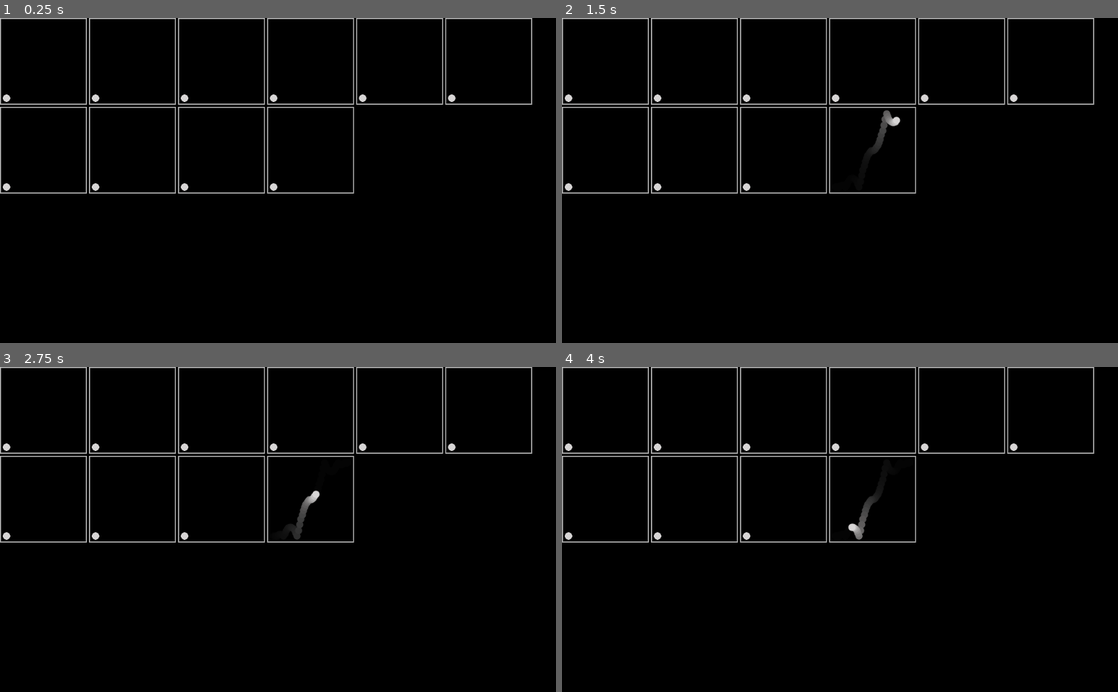
Above: before the commit, frames 1-4 (two rows, left to right).
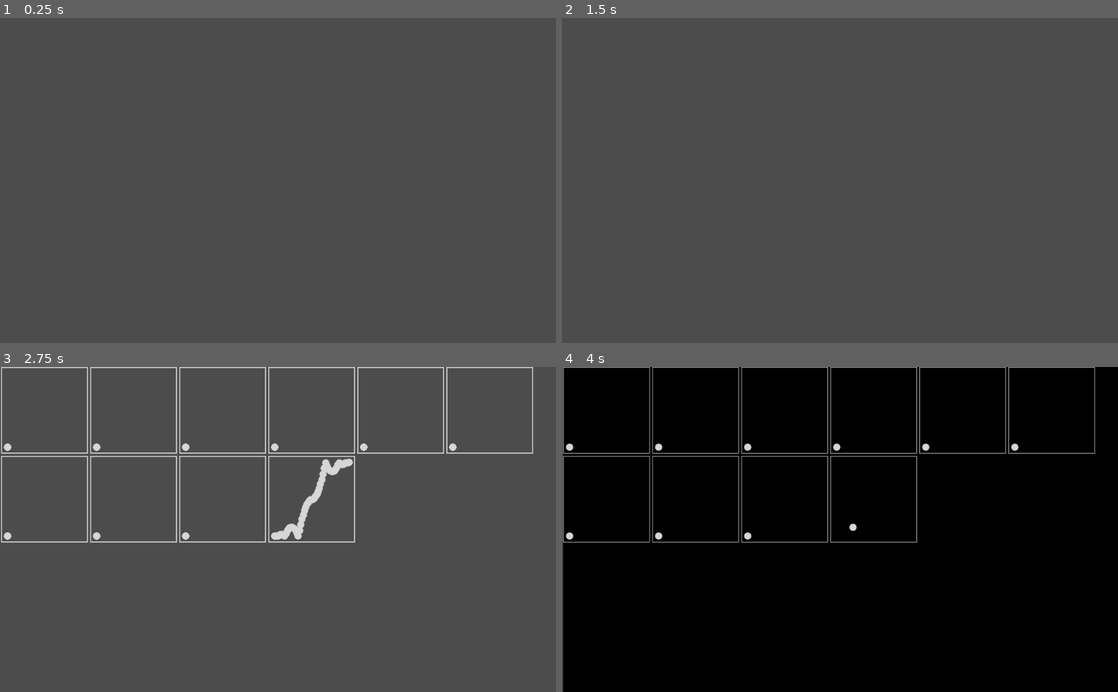
Above: after the commit, the same moments.

Repository: holyslav/TweenGodot
Game: Godot game, scene res://Main.tscn
The game is run twice, just before and just after one commit, with the same random seed, the same clock (stepped at 60 frames per second) and the same inputs.
Inputs (mouse positions are in pixels of both pictures, inside the frame that each line leads up to):
- Up to frame 1 (0.25 s): no input
- Up to frame 2 (1.5 s): tap Enter at 0.5 s; click (840, 180) at 0.67 s; move the mouse to (728, 196) at 1.27 s; click (728, 196) at 1.42 s
- Up to frame 3 (2.75 s): move the mouse to (333, 458) at 2.02 s; click (333, 458) at 2.17 s
- Up to frame 4 (4 s): move the mouse to (812, 594) at 2.77 s; click (812, 594) at 2.92 s; move the mouse to (1006, 578) at 3.52 s; click (1006, 578) at 3.67 s

The runs differ from the first frame. In frame 1, 99% of the frame differs, in the area x 0-100%, y 0-100%; in frame 2, 99%; in frame 3, 99%; in frame 4, 4.0%.

Commit message:
Fix Blur

Diff:
--- a/Main.gd
+++ b/Main.gd
@@ -1,9 +1,25 @@
 extends Control
 
 func _ready():
+
 	$Viewport.size = get_viewport_rect().size
 	$Viewport/prev_frame.rect_size = get_viewport_rect().size
 
 
 func _on_Main_gui_input(event):
 	get_tree().call_group("Items", "gui_input", event)
+
+onready var time = 0
+onready var init_prev = false
+onready var init_screen = false
+
+func _process(delta):
+	time+=1
+
+	if (time > 100 and not init_screen):
+		$Screen.texture = $Viewport.get_texture()
+		init_screen = true
+
+	if (time > 200 and not init_prev):
+		$Viewport/prev_frame.texture = $Viewport.get_texture()
+		init_prev = true
--- a/Main.tscn
+++ b/Main.tscn
@@ -6,20 +6,27 @@
 [sub_resource type="Shader" id=1]
 code = "shader_type canvas_item;
 
-void fragment () {
-	vec4 tex = texture(TEXTURE, UV);
-	COLOR.rgb = tex.rgb * 0.90;
+uniform float blur_damping : hint_range(0, 2);
+uniform float front_priority : hint_range(0, 2);
+
+void fragment ()
+{
+	vec3 sum;
+	float central_priority = 1.0 + front_priority;
+	sum += texture(TEXTURE, UV).rgb * central_priority;
+	sum += texture(TEXTURE, UV + SCREEN_PIXEL_SIZE * vec2(1,0)).rgb;
+	sum += texture(TEXTURE, UV + SCREEN_PIXEL_SIZE * vec2(-1,0)).rgb;
+	sum += texture(TEXTURE, UV + SCREEN_PIXEL_SIZE * vec2(0,1)).rgb;
+	sum += texture(TEXTURE, UV + SCREEN_PIXEL_SIZE * vec2(0,-1)).rgb;
+
+	COLOR.rgb = (sum / (4.0 + central_priority * 1.1 + blur_damping));
 	COLOR.a = 1.0;
 }"
 
 [sub_resource type="ShaderMaterial" id=2]
 shader = SubResource( 1 )
-
-[sub_resource type="ViewportTexture" id=3]
-viewport_path = NodePath("Viewport")
-
-[sub_resource type="ViewportTexture" id=4]
-viewport_path = NodePath("Viewport")
+shader_param/blur_damping = 0.1
+shader_param/front_priority = 1.0
 
 [node name="Main" type="Control"]
 anchor_right = 1.0
@@ -32,18 +39,18 @@
 [node name="Viewport" type="Viewport" parent="."]
 size = Vector2( 1024, 600 )
 transparent_bg = true
-handle_input_locally = false
+disable_3d = true
+usage = 1
 render_target_v_flip = true
 render_target_clear_mode = 2
 render_target_update_mode = 3
 
 [node name="prev_frame" type="TextureRect" parent="Viewport"]
 material = SubResource( 2 )
-margin_right = 40.0
-margin_bottom = 40.0
+margin_right = 1024.0
+margin_bottom = 600.0
 size_flags_horizontal = 3
 size_flags_vertical = 3
-texture = SubResource( 3 )
 expand = true
 
 [node name="TweenScene" parent="Viewport" instance=ExtResource( 2 )]
@@ -51,9 +58,10 @@
 [node name="Screen" type="TextureRect" parent="."]
 anchor_right = 1.0
 anchor_bottom = 1.0
+margin_left = 2.0
+margin_right = 2.0
 size_flags_horizontal = 3
 size_flags_vertical = 3
-texture = SubResource( 4 )
 expand = true
 __meta__ = {
 "_edit_use_anchors_": false
--- a/project.godot
+++ b/project.godot
@@ -7,6 +7,10 @@
 ;   param=value ; assign values to parameters
 
 config_version=4
+
+_global_script_classes=[  ]
+_global_script_class_icons={
+}
 
 [application]
 
Not shown: 1 places in Main.tscn that only renumber resources
Not shown, changed: docs/index.html
Not shown, changed: docs/index.js
Not shown, changed: docs/index.pck
Not shown, changed: docs/index.wasm
